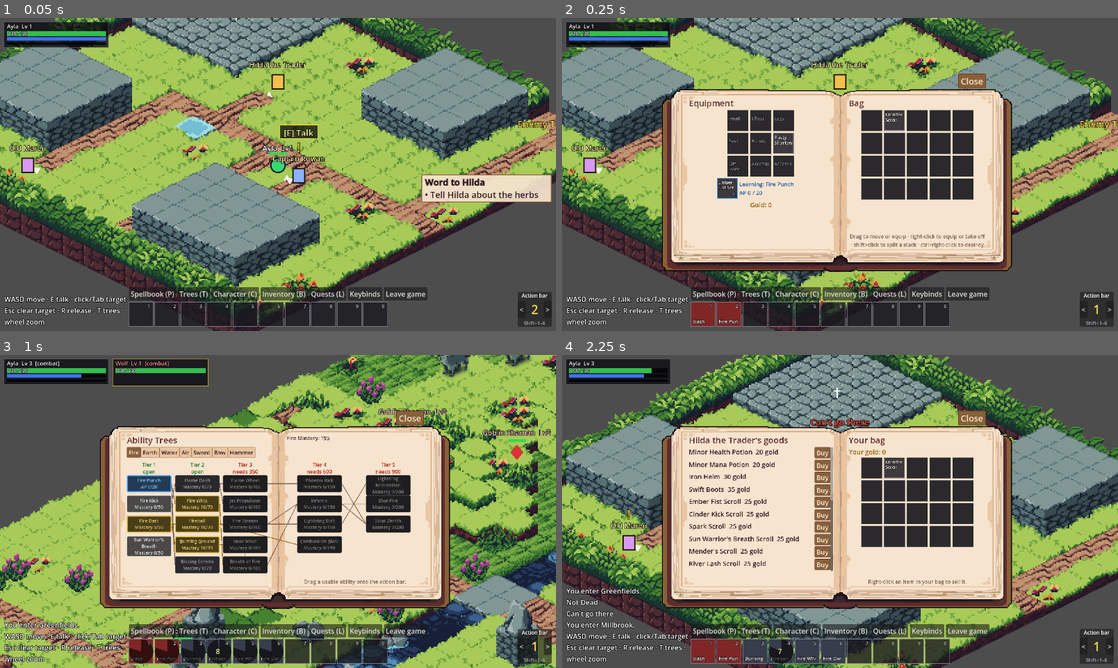
Above: before the commit, frames 1-4 (two rows, left to right).
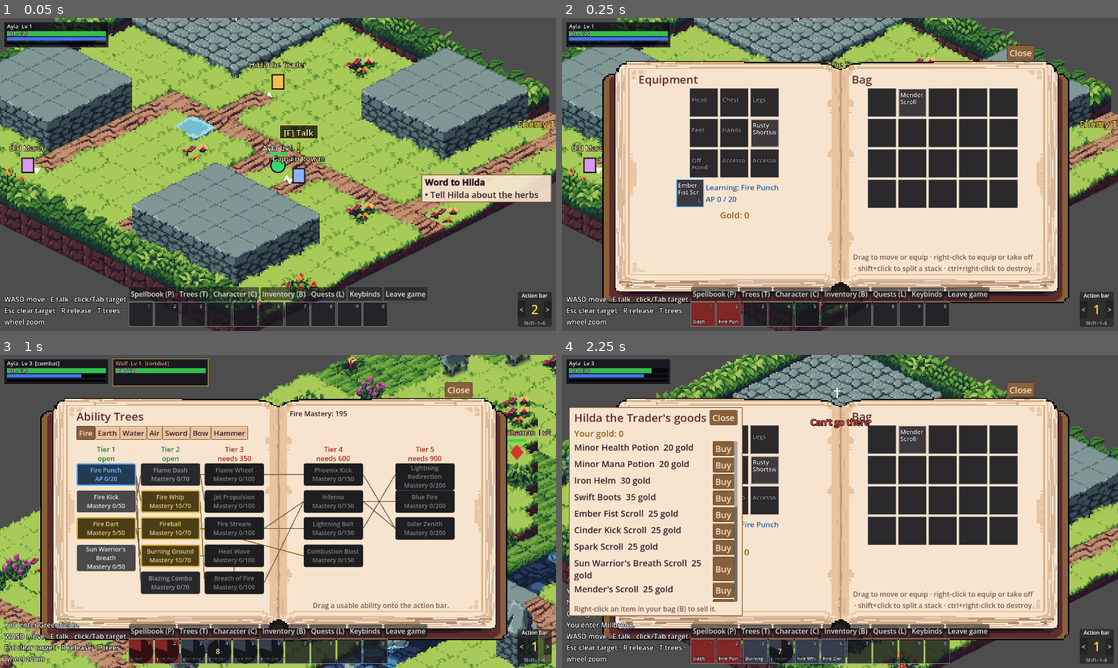
Above: after the commit, the same moments.

Repository: victorduvergermacarons-lang/Final-Wars
Game: Godot game, scene res://tests/visual/shots.tscn
Two runs of this game, one before a commit and one after it. Both use one fixed random seed, a clock stepped at 60 frames per second and the inputs below. This scene is started directly instead of the project's main scene.
Inputs (mouse positions are in pixels of both pictures, inside the frame that each line leads up to):
- Up to frame 1 (0.05 s): no input
- Up to frame 2 (0.25 s): no input
- Up to frame 3 (1 s): tap Enter at 0.5 s; drag from (55, 370) to (333, 442) at 0.52 s
- Up to frame 4 (2.25 s): drag from (856, 477) to (812, 574) at 1.27 s; move the mouse to (723, 373) at 2.02 s; hold D (move_right) from 2.03 s (still down); hold R (release) from 2.03 s (still down); click (723, 373) at 2.17 s

Frame 1 is identical in both runs. In frame 2, 43% of the frame differs, in the area x 7-92%, y 8-92%; in frame 3, 50%; in frame 4, 49%.

Commit message:
Sharp book text in any window; the shop is its own sheet
- The book always fills the 1280x720 UI, so menus are drawn at scale 1
  in any window. A 1280x720 window used to draw the book at 2x and every
  menu at 75%, which blurred the text. Outside 1080p the book's art
  pixels are now uneven instead (2 or 3 screen pixels at 720p).
- The shop is a paper sheet of its own, apart from the book, so it stays
  open beside your inventory (talking to a trader opens both; right-click
  in the bag sells). Drag it by its title; it has its own Close; its
  goods list fits above the action bar; it sits above the message log.
- Shop screenshot shows the sheet beside the inventory.

Co-Authored-By: Claude Opus 5.5 <noreply@anthropic.com>

Diff:
--- a/tests/visual/shots.gd
+++ b/tests/visual/shots.gd
@@ -184,14 +184,15 @@
 	hero.hp = 100.0
 	hero.move.place(Vector2i(17, 15))
 	await _shot("11c_behind_boulder")
-	# 11. Hilda's shop, scrolled.
+	# 11. Hilda's shop (its own sheet) beside the inventory in the menu book.
 	session.world.move_hero(hero.id, &"town", Vector2i(8, 8))
 	var town := session.world.zone(&"town")
 	var hilda: Npc = town.npcs().filter(func(n): return n.def.id == &"hilda")[0]
 	hud.vendor_window.open(hilda)
-	hud.vendor_window.visible = true
+	hud.inventory_window.visible = true
 	await _shot("12_shop")
-	hud.vendor_window.visible = false
+	hud.vendor_window.close()
+	hud.close_menus()
 	hud.dialogue.visible = false
 	# 12. Standing right behind an Earth Wall (the wall runs along the grid's y axis).
 	hero.alive = true
--- a/ui/book_view.gd
+++ b/ui/book_view.gd
@@ -1,9 +1,8 @@
 class_name BookView
 extends Control
 ## The menu book (assets/ui/menu_book.png, Layer 1 of art/menu_book.aseprite)
-## drawn at the largest whole number of screen pixels per art pixel that fits
-## (4 at 1080p: the 480×270 art fills the screen), centred, and moved by
-## dragging its top edge. Menus go on its pages: a BookSpread in `spread` uses
+## filling the screen (exactly 4 screen pixels per art pixel at 1080p), and moved
+## by dragging its top edge. Menus go on its pages: a BookSpread in `spread` uses
 ## both pages; `left_page` / `right_page` hold content laid out by its own
 ## anchors (main menu). Uses the paper theme.
 
@@ -116,8 +115,10 @@
 	_stretch = minf(window.x / maxf(view.x, 1.0), window.y / maxf(view.y, 1.0))
 	if _stretch <= 0.0:
 		_stretch = 1.0
-	var screen_scale := maxf(1.0, floorf(minf(window.x / ART_SIZE.x, window.y / ART_SIZE.y)))
-	art_scale = screen_scale / _stretch
+	# The book fills the 1280×720 UI, so menus are drawn at their real size (sharp
+	# text) whatever the window. At 1080p that is exactly 4 screen pixels per art
+	# pixel; other window sizes give uneven art pixels rather than blurred text.
+	art_scale = minf(view.x / ART_SIZE.x, view.y / ART_SIZE.y)
 	var book_size := ART_SIZE * art_scale
 	# Dragged, but never so far that the handle leaves the screen.
 	var centred := (view - book_size) * 0.5
--- a/ui/hud/hud.gd
+++ b/ui/hud/hud.gd
@@ -177,8 +177,11 @@
 	_spellbook.visible = false
 	quest_log = QuestLogWindow.new(self)
 	quest_log.visible = false
-	for w in [_character, inventory_window, loot_window, vendor_window, _spellbook, quest_log]:
+	for w in [_character, inventory_window, loot_window, _spellbook, quest_log]:
 		book.spread.add_child(w)
+	# The shop is a sheet of its own, above the book, so it stays open beside
+	# your inventory.
+	_root.add_child(vendor_window)
 
 	# Debug console (`), top centre.
 	console = DebugConsole.new(self)
@@ -255,6 +258,8 @@
 	_log.add_theme_constant_override("outline_size", 4)
 	_log.mouse_filter = Control.MOUSE_FILTER_IGNORE
 	_root.add_child(_log)
+	# The shop sheet over everything else (the log runs behind it).
+	_root.move_child(vendor_window, -1)
 
 
 func _process(_delta: float) -> void:
@@ -343,7 +348,7 @@
 
 ## The windows written in the book.
 func _book_windows() -> Array[Control]:
-	return [_character, inventory_window, loot_window, vendor_window, _spellbook, quest_log, trees_window]
+	return [_character, inventory_window, loot_window, _spellbook, quest_log, trees_window]
 
 
 ## Shows the book while a menu is open. Each menu fills both pages, so one is
@@ -372,10 +377,7 @@
 
 
 func _close_menu(w: Control) -> void:
-	if w == vendor_window:
-		vendor_window.close()
-	else:
-		w.visible = false
+	w.visible = false
 
 
 func _on_bar_changed() -> void:
@@ -460,7 +462,11 @@
 func _tracker_covered() -> bool:
 	if book.visible:
 		return true
-	return dialogue.visible and dialogue.get_global_rect().intersects(_tracker.get_global_rect())
+	var area := _tracker.get_global_rect()
+	for w in [dialogue, vendor_window]:
+		if w.visible and w.get_global_rect().intersects(area):
+			return true
+	return false
 
 
 ## "!" / "?" over quest givers, for the local hero.
@@ -476,7 +482,9 @@
 func _on_dialogue_opened(npc: Npc) -> void:
 	QuestDialogue.add_options(self, npc)
 	if not npc.def.sells.is_empty():
-		dialogue.add_option("Browse goods", func(): vendor_window.open(npc)) # its right page is your bag
+		dialogue.add_option("Browse goods", func():
+			vendor_window.open(npc)
+			inventory_window.visible = true) # your bag, to sell from
 
 
 func _small_button(text: String, on_press: Callable) -> Button:
--- a/ui/hud/vendor_window.gd
+++ b/ui/hud/vendor_window.gd
@@ -1,36 +1,67 @@
 class_name VendorWindow
-extends BookSpread
-## A vendor's shop, across the menu book: the goods on the left page (buy with
-## the buttons), your bag on the right (right-click an item to sell it for 25%
-## of its price). Closes when the conversation ends.
+extends PanelContainer
+## A vendor's shop: a paper sheet of its own, apart from the menu book, so it can
+## stay open next to your inventory. Buy with the buttons; right-click an item in
+## your bag to sell it (25% of its price). Drag the sheet by its title to move
+## it. Closes when the conversation ends, or with its Close button.
+
+const WIDTH := 400.0
+## Where it first opens, and how much of it stays on screen when dragged.
+const START := Vector2(16, 120)
+const KEEP_VISIBLE := Vector2(120, 40)
+## The goods list's height: at most this, less if the sheet would reach the
+## action bar (BOTTOM_ROOM at the bottom of the screen) from where it opens.
+const MAX_LIST_H := 420.0
+const MIN_LIST_H := 160.0
+const BOTTOM_ROOM := 110.0
+## The sheet's height besides the list: title, gold, hint, margins.
+const AROUND_LIST_H := 120.0
 
 var hud: Hud
 var npc_id := -1
 var _title: Label
 var _gold: Label
 var _list: VBoxContainer
+var _scroll: ScrollContainer
+var _dragging := false
 
 
 func _init(p_hud: Hud) -> void:
-	super()
 	hud = p_hud
+	theme = UiPalette.paper_theme()
+	add_theme_stylebox_override("panel", UiPalette.paper_panel(12))
+	custom_minimum_size = Vector2(WIDTH, 0)
+	position = START
+	var box := VBoxContainer.new()
+	box.add_theme_constant_override("separation", BookSpread.SEPARATION)
+	add_child(box)
+	# The title row is the handle: drag it to move the sheet.
+	var header := HBoxContainer.new()
+	header.mouse_filter = Control.MOUSE_FILTER_STOP
+	header.mouse_default_cursor_shape = Control.CURSOR_MOVE
+	header.gui_input.connect(_on_header_input)
+	box.add_child(header)
 	_title = BookSpread.title("")
-	left.add_child(_title)
-	# The goods scroll (Hilda sells two dozen things), within the page.
-	var scroll := ScrollContainer.new()
-	scroll.custom_minimum_size = Vector2(0, 380)
-	scroll.horizontal_scroll_mode = ScrollContainer.SCROLL_MODE_DISABLED
-	left.add_child(scroll)
+	_title.size_flags_horizontal = Control.SIZE_EXPAND_FILL
+	header.add_child(_title)
+	var close_button := Button.new()
+	close_button.text = "Close"
+	close_button.focus_mode = Control.FOCUS_NONE
+	close_button.size_flags_vertical = Control.SIZE_SHRINK_CENTER
+	close_button.pressed.connect(close)
+	header.add_child(close_button)
+	_gold = Label.new()
+	_gold.add_theme_color_override("font_color", Color(UiPalette.GOLD))
+	box.add_child(_gold)
+	# The goods scroll (Hilda sells two dozen things); open() fits it to the screen.
+	_scroll = ScrollContainer.new()
+	_scroll.custom_minimum_size = Vector2(0, MAX_LIST_H)
+	_scroll.horizontal_scroll_mode = ScrollContainer.SCROLL_MODE_DISABLED
+	box.add_child(_scroll)
 	_list = VBoxContainer.new()
 	_list.size_flags_horizontal = Control.SIZE_EXPAND_FILL
-	scroll.add_child(_list)
-
-	right.add_child(BookSpread.title("Your bag"))
-	_gold = Label.new()
-	_gold.add_theme_color_override("font_color", Color(UiPalette.GOLD))
-	right.add_child(_gold)
-	right.add_child(BookSpread.bag_grid(hud))
-	set_footnote("Right-click an item in your bag to sell it.")
+	_scroll.add_child(_list)
+	box.add_child(BookSpread.note("Right-click an item in your bag (B) to sell it."))
 	visible = false
 
 
@@ -55,7 +86,12 @@
 		buy.pressed.connect(func(): buy_item(id))
 		row.add_child(buy)
 		_list.add_child(row)
+	# Fit the list between where the sheet sits and the action bar.
+	var screen_h := get_viewport_rect().size.y if is_inside_tree() else 720.0
+	_scroll.custom_minimum_size.y = clampf(screen_h - BOTTOM_ROOM - position.y - AROUND_LIST_H, MIN_LIST_H, MAX_LIST_H)
 	visible = true
+	# Shrink to the new content once it has been laid out.
+	reset_size.call_deferred()
 
 
 func buy_item(item_id: StringName, count: int = 1) -> void:
@@ -73,6 +109,17 @@
 	npc_id = -1
 
 
+func _on_header_input(event: InputEvent) -> void:
+	if event is InputEventMouseButton and event.button_index == MOUSE_BUTTON_LEFT:
+		_dragging = event.pressed
+		accept_event()
+	elif event is InputEventMouseMotion and _dragging:
+		var screen := get_viewport_rect().size
+		position = (position + event.relative).clamp(Vector2(KEEP_VISIBLE.x - size.x, 0),
+				screen - KEEP_VISIBLE).round()
+		accept_event()
+
+
 func _process(_delta: float) -> void:
 	if not visible:
 		return
Not shown, changed: CLAUDE.md
